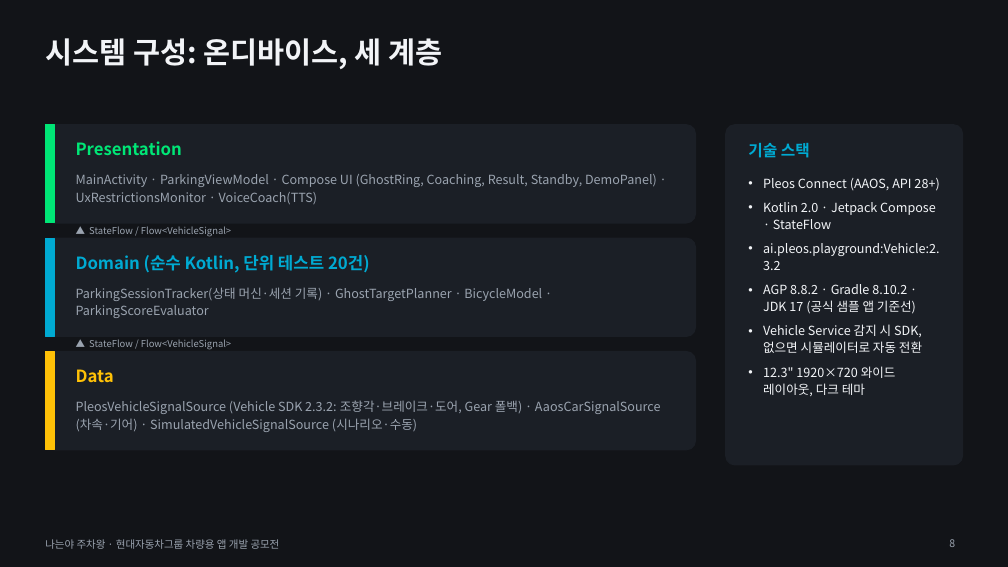
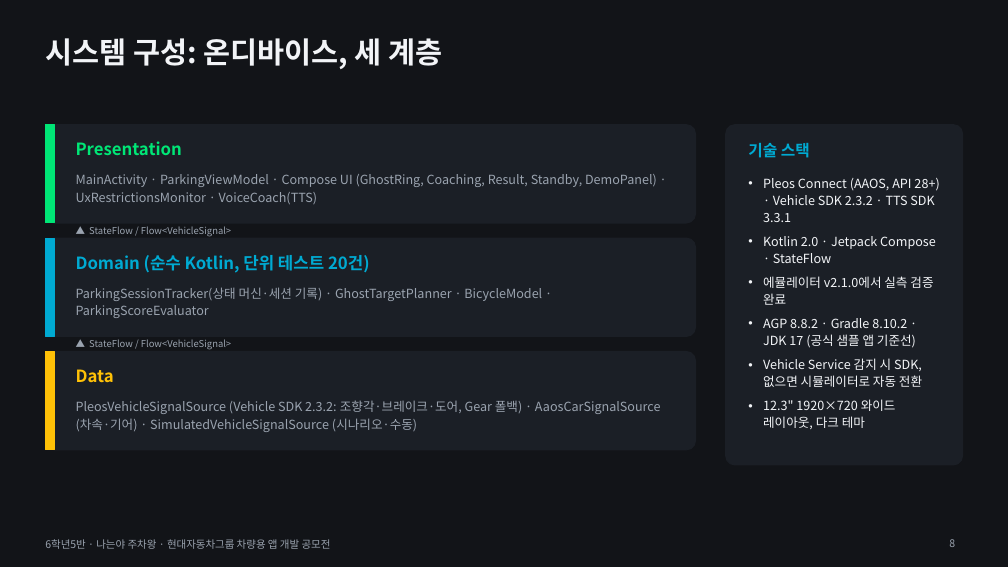
Before and after one commit to skyworker104/pleos-steerin, a slide deck: slide 8 of 나는야_주차왕_발표자료_v2.pptx. Drawn at 1008x567 pixels with LibreOffice and Linux fonts; fonts in the diff are those of the drawing. Boxes give left, top, right and bottom in pixels: in the first picture for what was removed or moved away, otherwise in the second. Text is boxed around its words. In the diff, an @@ line names an element or a change of style, - is before the commit and + after.

```diff
--- a/나는야_주차왕_발표자료_v2.pptx
+++ b/나는야_주차왕_발표자료_v2.pptx
@@ text at bbox=[763, 178, 939, 222]: text changed @@
-• Pleos Connect (AAOS, API 28+)
+• Pleos Connect (AAOS, API 28+) · Vehicle SDK 2.3.2 · TTS SDK 3.3.1
@@ text at bbox=[763, 276, 933, 305]: text changed @@
-• ai.pleos.playground:Vehicle:2.3.2
+• 에뮬레이터 v2.1.0에서 실측 검증 완료
@@ text at bbox=[45, 539, 331, 549]: text changed @@
-나는야 주차왕 · 현대자동차그룹 차량용 앱 개발 공모전
+6학년5반 · 나는야 주차왕 · 현대자동차그룹 차량용 앱 개발 공모전
```
Also in this commit, not shown: 10 other slides changed, 15 other files.
